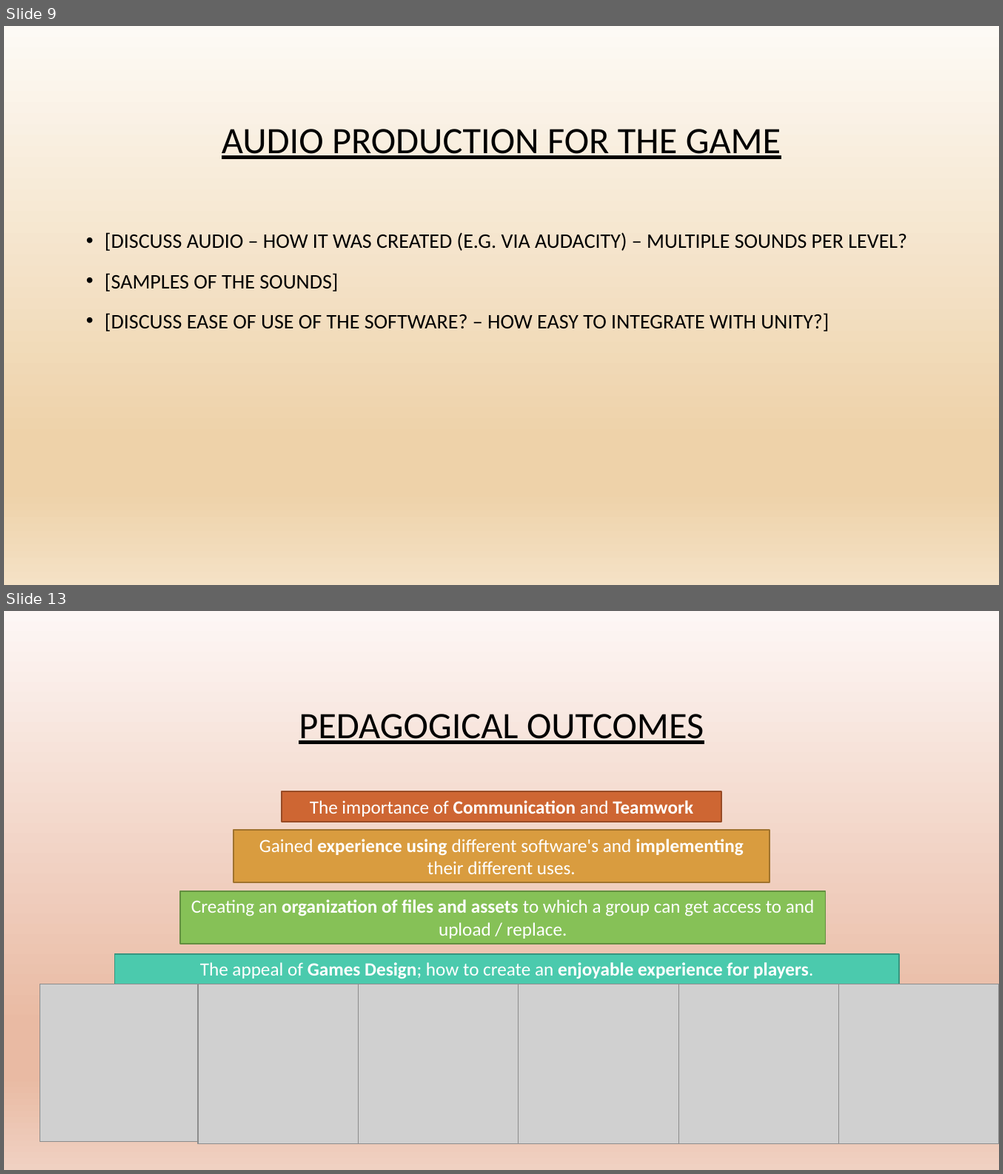
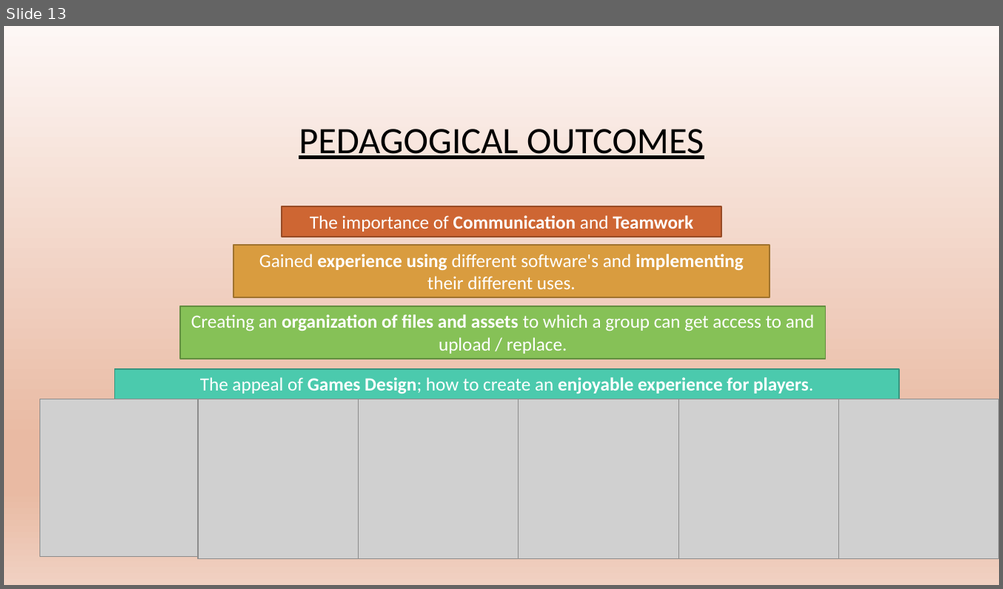
Before and after one commit to chesney85/Year2GameDev, a slide deck: TeamDocs/WordDocs/Presentation/JelBlob_Presentation_AW.pptx. Shown one above the other, each under a label of ours: slides 9 and 13 before the commit, slide 13 after it; the slides between them are not shown. The pictures are 1003x1174 and 1003x589 pixels, drawn with LibreOffice and Linux fonts; fonts in the diff are those of the drawing; grey boxes stand for pictures; background and template pictures are left out. Boxes give left, top, right and bottom in pixels: in the first picture for what was removed or moved away, otherwise in the second. Text is boxed around its words. In the diff, an @@ line names an element or a change of style, - is before the commit and + after.

Commit message:
Updated with Audio, Development and Project Areas

```diff
--- a/TeamDocs/WordDocs/Presentation/JelBlob_Presentation_AW.pptx
+++ b/TeamDocs/WordDocs/Presentation/JelBlob_Presentation_AW.pptx
@@ slide 9 removed at (x1=4, y1=26, x2=999, y2=585), background picture (left out) @@
@@ title removed at (x1=222, y1=129, x2=781, y2=159) @@
-AUDIO PRODUCTION FOR THE GAME
@@ text removed at (x1=105, y1=232, x2=907, y2=332) @@
-• [DISCUSS AUDIO – HOW IT WAS CREATED (E.G. VIA AUDACITY) – MULTIPLE SOUNDS PER LEVEL?
-• [SAMPLES OF THE SOUNDS]
-• [DISCUSS EASE OF USE OF THE SOFTWARE? – HOW EASY TO INTEGRATE WITH UNITY?]
```
Also in this commit, not shown: 1 slide changed, 3 slides added, 2 other slides removed.
